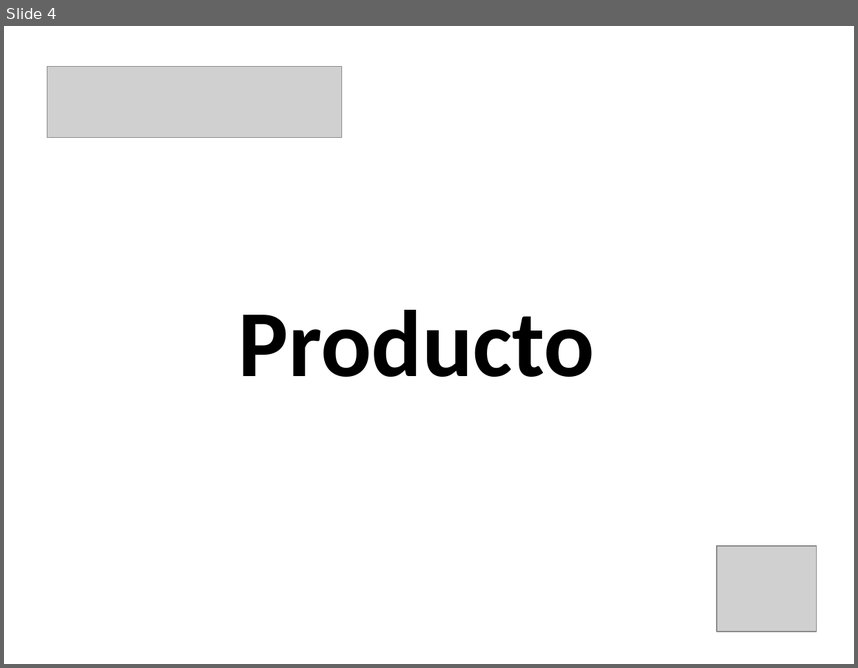
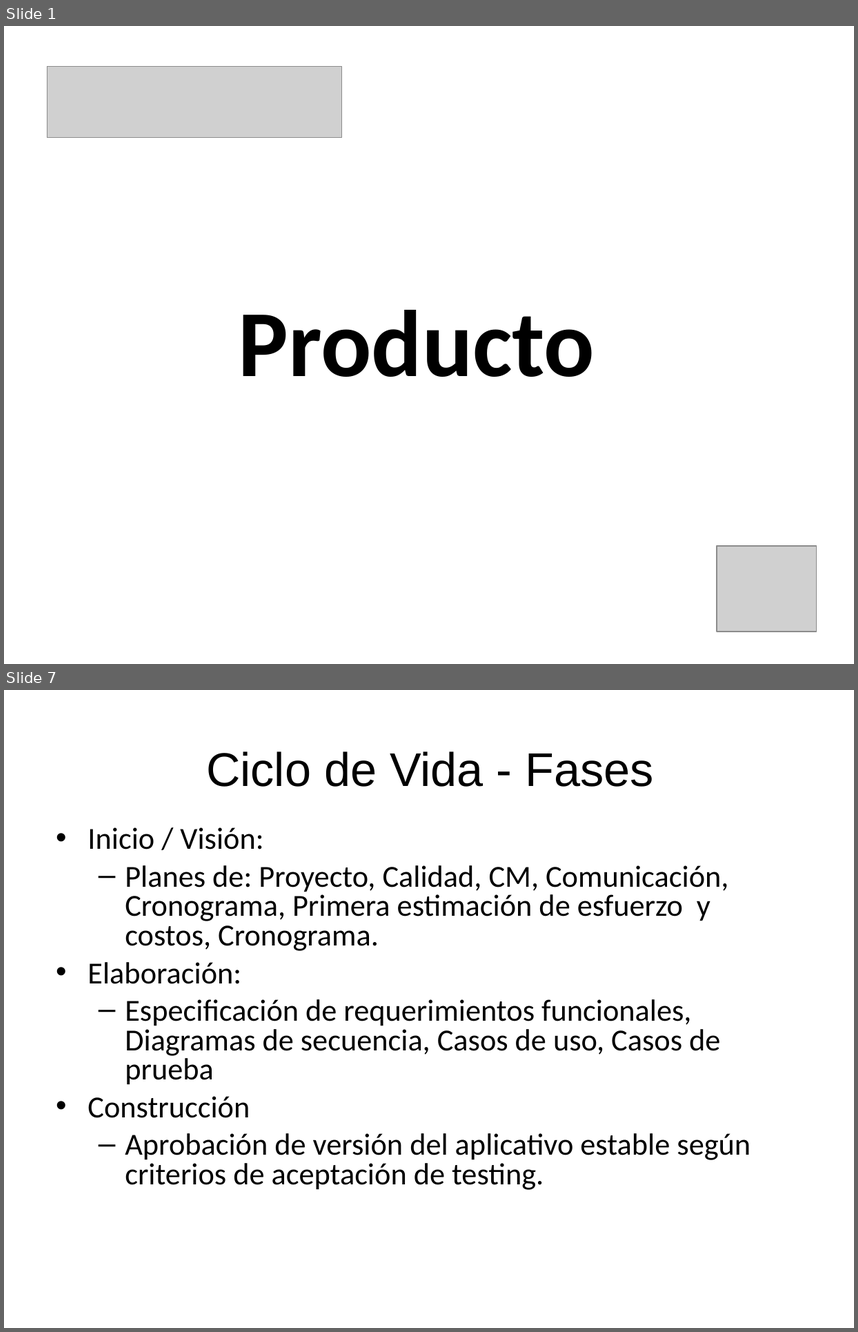
Before and after one commit to lucasdicesaro/reser-bar, a slide deck: documentacion/Presentacion Final ReserBar/Karina/Presentación con gestion del proyecto.ppt. Shown one above the other, each under a label of ours: slide 4 before the commit, slides 1 and 7 after it; the slides between them are not shown. The pictures are 858x668 and 858x1332 pixels, drawn with LibreOffice and Linux fonts; fonts in the diff are those of the drawing; grey boxes stand for pictures. Boxes give left, top, right and bottom in pixels: in the first picture for what was removed or moved away, otherwise in the second. Text is boxed around its words. In the diff, an @@ line names an element or a change of style, - is before the commit and + after.

```diff
--- a/documentacion/Presentacion Final ReserBar/Karina/Presentación con gestion del proyecto.ppt
+++ b/documentacion/Presentacion Final ReserBar/Karina/Presentación con gestion del proyecto.ppt
@@ slide 7 added at (4, 690, 854, 1328), background #FFFFFF @@
@@ title added at (206, 751, 654, 787), 40 pt, text #000000 @@
+Ciclo de Vida - Fases
@@ text added at (87, 827, 751, 1190), 25.9 pt, text #000000 @@
+• Inicio / Visión:
+  – Planes de: Proyecto, Calidad, CM, Comunicación, Cronograma, Primera estimación de esfuerzo y costos, Cronograma.
+• Elaboración:
+  – Especificación de requerimientos funcionales, Diagramas de secuencia, Casos de uso, Casos de prueba
+• Construcción
+  – Aprobación de versión del aplicativo estable según criterios de aceptación de testing.
@@ what was slide 4 is now slide 1 @@
```
Also in this commit, not shown: 3 slides changed, 8 other slides added.
